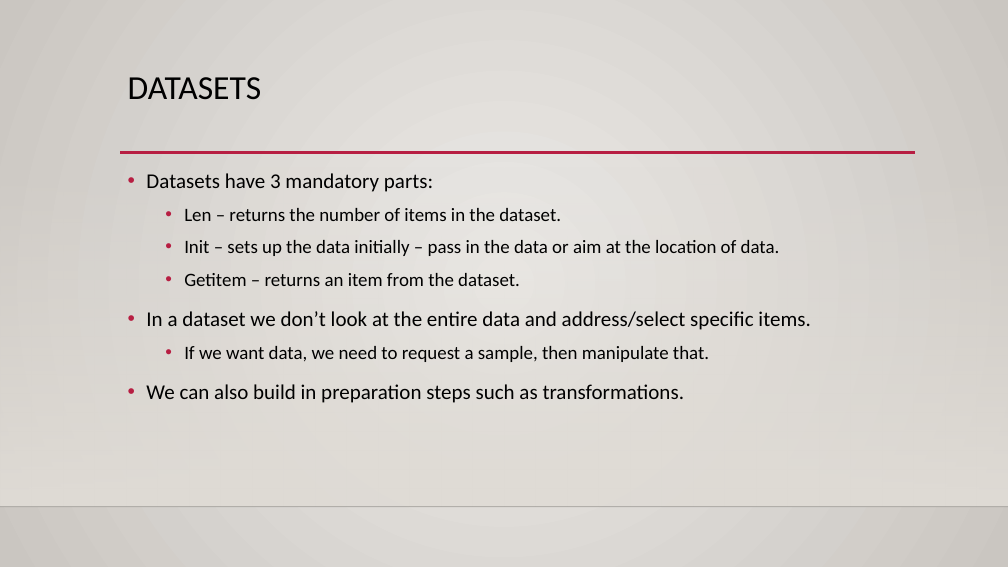
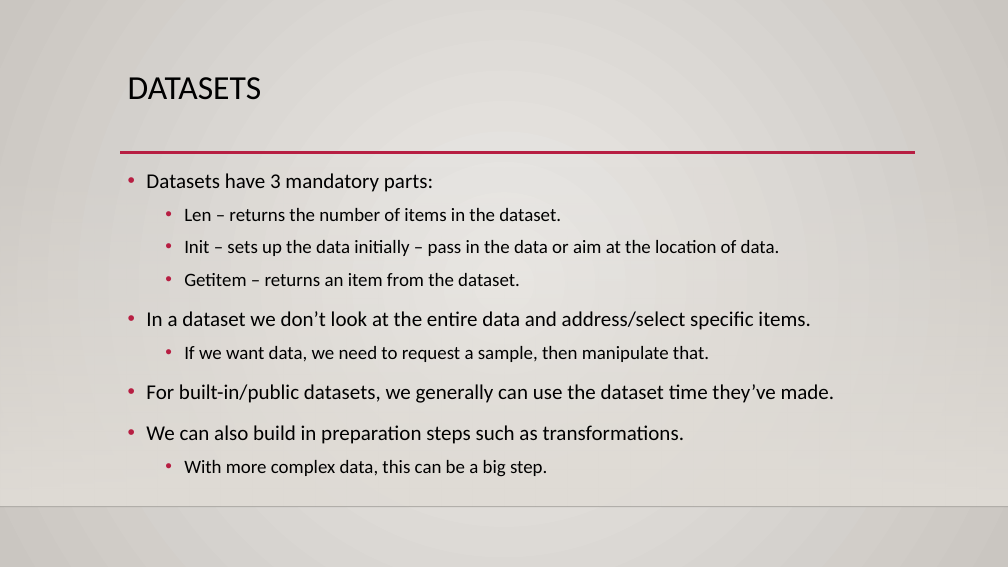
Before and after one commit to AkeemSemperDataScience/Intro_to_Machine_Learning_Students, a slide deck: slide 15 of reference_content/Slides/pytorch_data.pptx (slide 4 before the commit). Drawn at 1008x567 pixels with LibreOffice and Linux fonts; fonts in the diff are those of the drawing; background and template pictures are left out. Boxes give left, top, right and bottom in pixels: in the first picture for what was removed or moved away, otherwise in the second. Text is boxed around its words. In the diff, an @@ line names an element or a change of style, - is before the commit and + after.

```diff
--- a/reference_content/Slides/pytorch_data.pptx
+++ b/reference_content/Slides/pytorch_data.pptx
@@ text at (x1=146, y1=384, x2=835, y2=403): paragraph added @@
+• For built-in/public datasets, we generally can use the dataset time they’ve made.
@@ text at (x1=184, y1=460, x2=547, y2=477): paragraph added @@
+  • With more complex data, this can be a big step.
```
Also in this commit, not shown: 6 other slides changed, 20 slides added, 2 slides removed, 5 other files.
